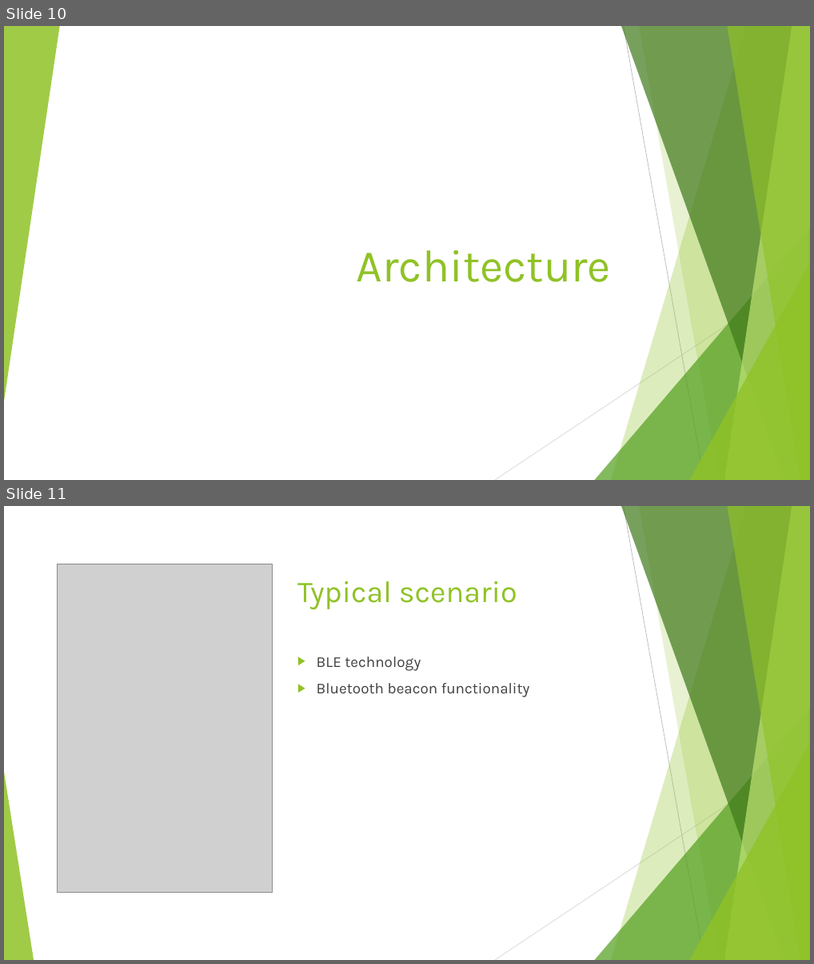
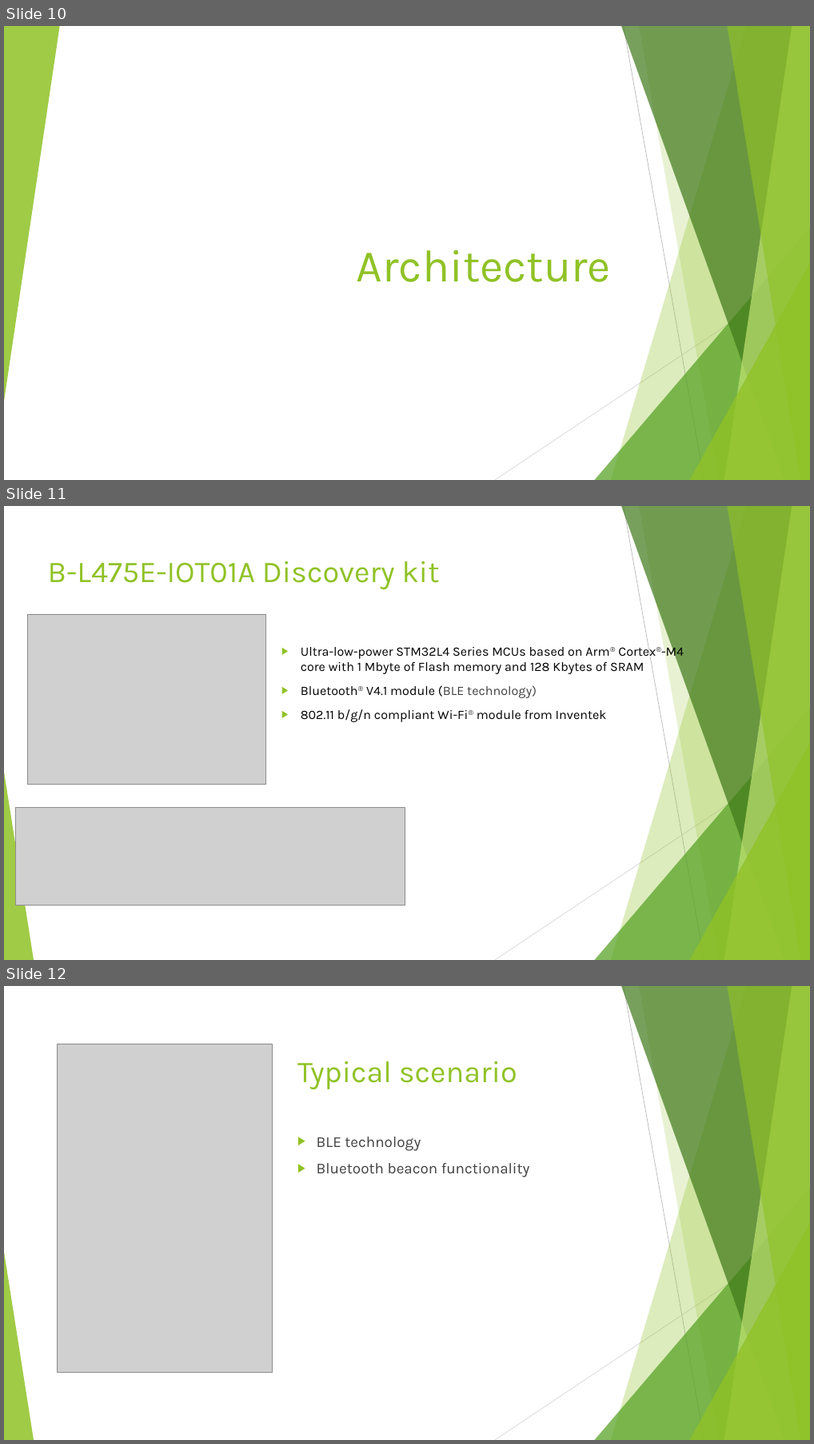
Before and after one commit to LuigiSigillo/NextRoom, a slide deck: Documents/Presentations/Second_presentation.pptx. Shown one above the other, each under a label of ours: slides 10 and 11 before the commit, slides 10, 11 and 12 after it. The pictures are 814x964 and 814x1444 pixels, drawn with LibreOffice and Linux fonts; fonts in the diff are those of the drawing; grey boxes stand for pictures. Boxes give left, top, right and bottom in pixels: in the first picture for what was removed or moved away, otherwise in the second. Text is boxed around its words. In the diff, an @@ line names an element or a change of style, - is before the commit and + after.

```diff
--- a/Documents/Presentations/Second_presentation.pptx
+++ b/Documents/Presentations/Second_presentation.pptx
@@ slide 11 added at [4,506,810,960], background #FFFFFF; not listed: 10 template elements that a slide beside it also shows @@
@@ title added at [48,561,440,589], 36 pt, text #90C226 @@
+B-L475E-IOT01A Discovery kit
@@ picture added at [27,614,266,784] @@
@@ text added at [301,644,684,722], 15.3 pt, text #000000 @@
+▶ Ultra-low-power STM32L4 Series MCUs based on Arm® Cortex®-M4 core with 1 Mbyte of Flash memory and 128 Kbytes of SRAM
+▶ Bluetooth® V4.1 module (BLE technology)
+▶ 802.11 b/g/n compliant Wi-Fi® module from Inventek
@@ picture added at [16,808,406,904] @@
@@ what was slide 11 is now slide 12 @@
```
Also in this commit, not shown: 1 slide changed, 1 other file.
